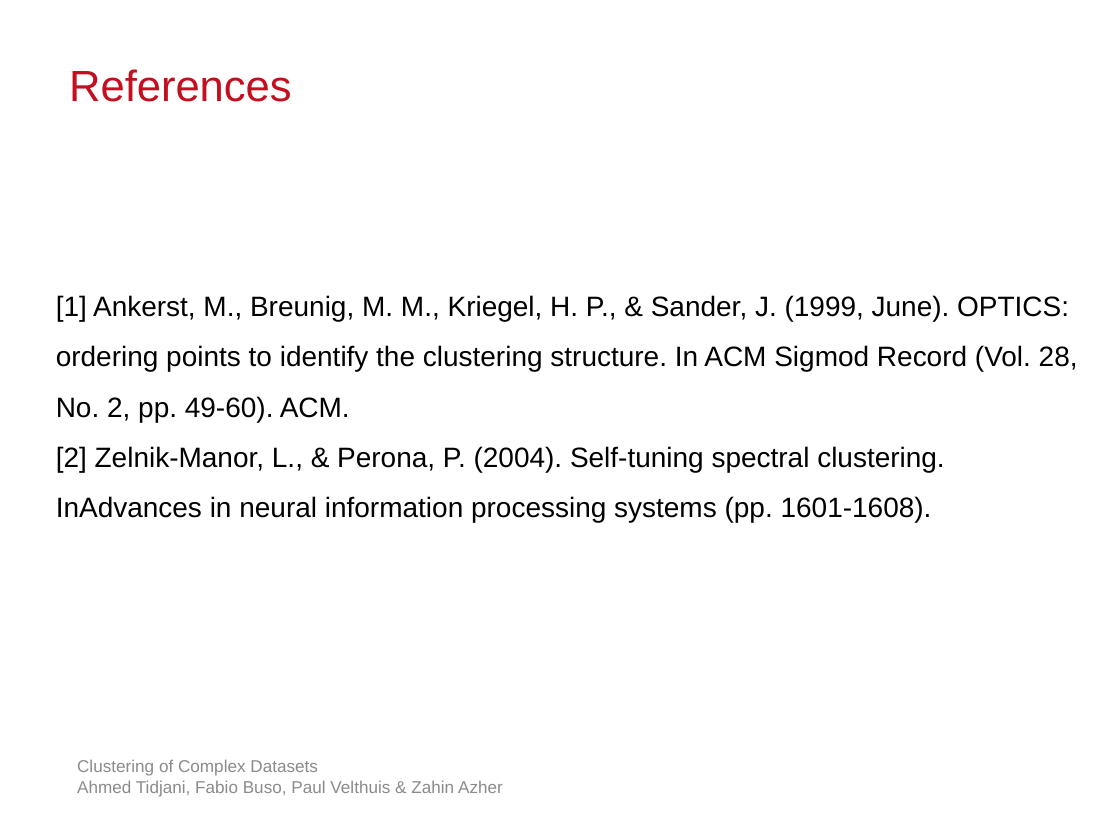
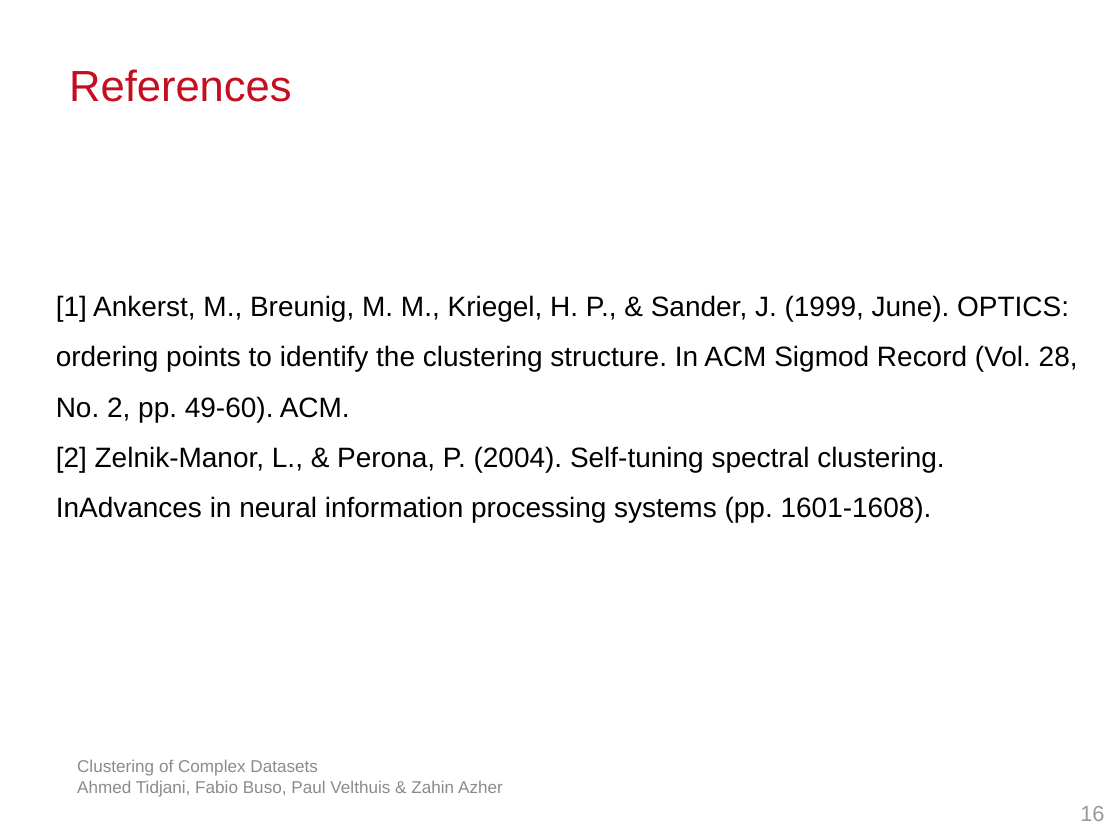
Before and after one commit to atidjani/IoSL_Clustering, a slide deck: slide 16 of Presentations/Milestone.odp. Drawn at 1120x840 pixels with LibreOffice and Linux fonts; fonts in the diff are those of the drawing; background and template pictures are left out. Boxes give left, top, right and bottom in pixels: in the first picture for what was removed or moved away, otherwise in the second. Text is boxed around its words. In the diff, an @@ line names an element or a change of style, - is before the commit and + after.

```diff
--- a/Presentations/Milestone.odp
+++ b/Presentations/Milestone.odp
@@ page number added at <box>1080,806,1104,821</box>, 14 pt, text #999999 @@
+16
```
Also in this commit, not shown: 12 other slides changed, 1 other file.
